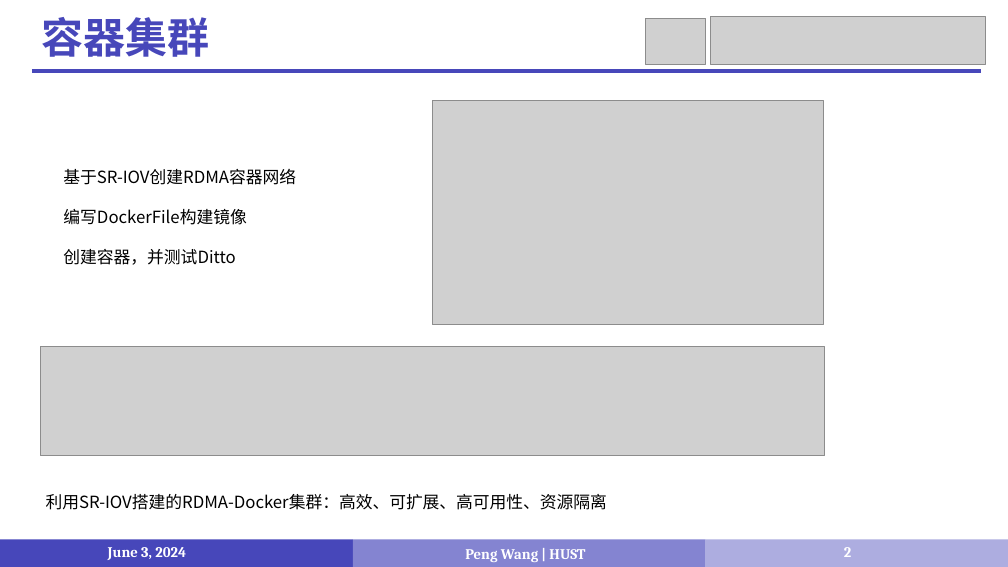
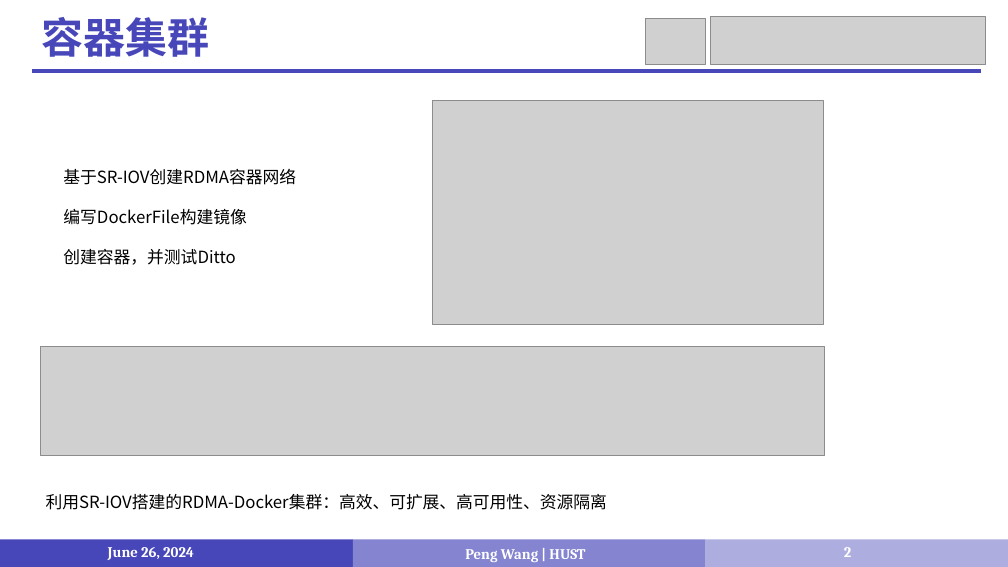
Before and after one commit to LiuziqiOvO/md, a slide deck: slide 2 of Paper/报告/9_Docker.pptx. Drawn at 1008x567 pixels with LibreOffice and Linux fonts; fonts in the diff are those of the drawing; grey boxes stand for pictures. Boxes give left, top, right and bottom in pixels: in the first picture for what was removed or moved away, otherwise in the second. Text is boxed around its words. In the diff, an @@ line names an element or a change of style, - is before the commit and + after.

```diff
--- a/Paper/报告/9_Docker.pptx
+++ b/Paper/报告/9_Docker.pptx
@@ text at bbox=[108, 547, 194, 560]: text changed @@
-June 3, 2024
+June 26, 2024
```
Also in this commit, not shown: 1 other slide changed, 20 other files.
